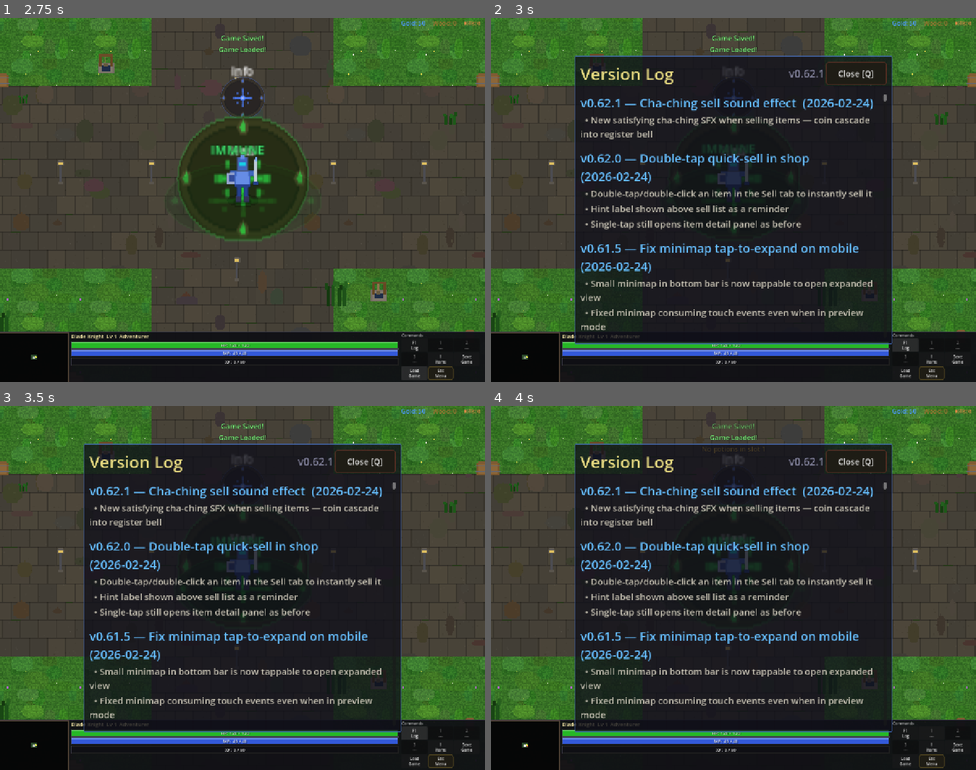
Above: before the commit, frames 1-4 (two rows, left to right).
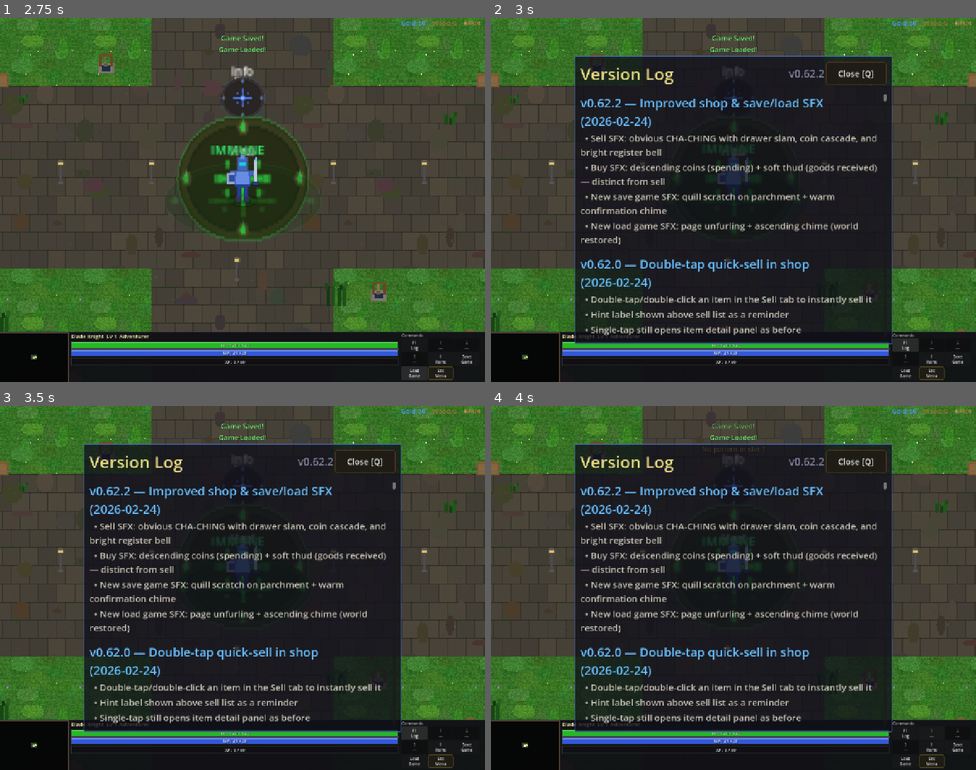
Above: after the commit, the same moments.

Repository: slxny/legends-open-rpg
Game: Godot game, scene res://scenes/main.tscn
Same seed, same stepped clock (60 frames per second), same inputs: the game is played once before the commit and once after it.
Inputs:
- Up to frame 1 (2.75 s): click "SELECT" at 0.5 s; click "Save Game" at 1.25 s; click "Load Game" at 2 s
- Up to frame 2 (3 s): click "F1 Log" at 2.75 s
- Up to frame 3 (3.5 s): no input
- Up to frame 4 (4 s): click "1 ---" at 3.5 s

Frame 1 is identical in both runs. In frame 2, 9.7% of the frame differs, in the area x 18-80%, y 14-88%; in frame 3, 9.7%; in frame 4, 9.7%.

Commit message:
Rework shop SFX + add save/load SFX (v0.62.2)
Buy and sell sounds are now clearly distinct:
- Buy: descending coin clinks (spending) + soft thud (goods received)
- Sell: obvious CHA-CHING with drawer slam, 6-coin cascade, bright
  register bell (G5→C6) with shimmer overtones and sparkle trail

New procedural SFX for save/load:
- Save: quill scratch on parchment + descending confirmation chime
- Load: page unfurling noise + ascending C-major chime (world restored)

Co-Authored-By: Claude Opus 4.6 <noreply@anthropic.com>

Diff:
--- a/scenes/ui/changelog_dialog.gd
+++ b/scenes/ui/changelog_dialog.gd
@@ -9,15 +9,18 @@
 var _is_visible: bool = false
 var _is_mobile: bool = false
 
-const GAME_VERSION := "v0.62.1"
+const GAME_VERSION := "v0.62.2"
 
 const CHANGELOG: Array[Dictionary] = [
 	{
-		"version": "v0.62.1",
-		"title": "Cha-ching sell sound effect",
+		"version": "v0.62.2",
+		"title": "Improved shop & save/load SFX",
 		"date": "2026-02-24",
 		"entries": [
-			"New satisfying cha-ching SFX when selling items — coin cascade into register bell",
+			"Sell SFX: obvious CHA-CHING with drawer slam, coin cascade, and bright register bell",
+			"Buy SFX: descending coins (spending) + soft thud (goods received) — distinct from sell",
+			"New save game SFX: quill scratch on parchment + warm confirmation chime",
+			"New load game SFX: page unfurling + ascending chime (world restored)",
 		]
 	},
 	{
--- a/scenes/ui/hud.gd
+++ b/scenes/ui/hud.gd
@@ -598,9 +598,11 @@
 
 func _on_save_pressed() -> void:
 	SaveLoadManager.save_game()
+	AudioManager.play_sfx("save_game")
 
 func _on_load_pressed() -> void:
 	SaveLoadManager.load_game()
+	AudioManager.play_sfx("load_game")
 	if _player and is_instance_valid(_player):
 		SaveLoadManager.apply_to_player(_player)
 
--- a/scenes/ui/pause_menu.gd
+++ b/scenes/ui/pause_menu.gd
@@ -143,10 +143,12 @@
 
 func _on_save() -> void:
 	SaveLoadManager.save_game()
+	AudioManager.play_sfx("save_game")
 	close()
 
 func _on_load() -> void:
 	SaveLoadManager.load_game()
+	AudioManager.play_sfx("load_game")
 	if _player and is_instance_valid(_player):
 		SaveLoadManager.apply_to_player(_player)
 	close()
--- a/scripts/autoloads/audio_manager.gd
+++ b/scripts/autoloads/audio_manager.gd
@@ -425,6 +425,8 @@
 	_sfx_cache["death_shadow_wraith"] = _gen_death_shadow_wraith()
 	_sfx_cache["death_dragon_whelp"] = _gen_death_dragon_whelp()
 	_sfx_cache["death_infernal"] = _gen_death_infernal()
+	_sfx_cache["save_game"] = _gen_save_game()
+	_sfx_cache["load_game"] = _gen_load_game()
 
 func _gen_sword_swing() -> AudioStreamWAV:
 	# Warm blade slice — smooth swoosh with subtle metal edge
@@ -1238,53 +1240,111 @@
 	return _to_stream(samples)
 
 func _gen_shop_buy() -> AudioStreamWAV:
-	# Satisfying coin exchange — coins clinking on counter with register confirmation
-	# Multiple quick metallic clinks followed by a warm "cha-ching" tone
-	var samples = _make_samples(0.40)
-	# Coin clinks — three quick high metallic tinks at slightly different pitches
-	var clink_freqs = [3200.0, 3600.0, 4100.0]
-	var clink_times = [0.0, 0.04, 0.09]
-	for j in range(3):
-		var clink = _make_samples(0.05)
+	# Coins leaving your purse — descending clinks (spending), soft thud (goods received)
+	var samples = _make_samples(0.45)
+	# Descending coin clinks — money leaving, 4 coins falling away
+	var clink_freqs = [4200.0, 3600.0, 3000.0, 2500.0]
+	var clink_times = [0.0, 0.04, 0.08, 0.13]
+	for j in range(4):
+		var clink = _make_samples(0.06)
 		_add_sine(clink, clink_freqs[j], 0.2)
 		_add_sine(clink, clink_freqs[j] * 0.5, 0.1)
-		_add_pitched_noise(clink, clink_freqs[j], 800.0, 0.08)
-		_apply_envelope(clink, 0.001, 0.008, 0.04)
+		_add_pitched_noise(clink, clink_freqs[j], 700.0, 0.07)
+		_apply_envelope(clink, 0.001, 0.008, 0.045)
 		_mix_into(samples, clink, int(clink_times[j] * SAMPLE_RATE))
-	# Register confirmation — warm descending "cha-ching" two-note
-	_add_sine_segment(samples, 784.0, 0.3, 0.14, 0.10)   # G5
-	_add_sine_segment(samples, 523.0, 0.35, 0.20, 0.16)   # C5
-	_add_sine_segment(samples, 1046.0, 0.10, 0.20, 0.12)  # C6 overtone
-	# Warmth underneath
-	_add_sine_segment(samples, 261.6, 0.12, 0.14, 0.20)
-	_apply_envelope(samples, 0.002, 0.12, 0.28)
-	_soft_clip(samples, 1.3)
+	# Soft thud — item placed on counter / received
+	_add_sine_segment(samples, 120.0, 0.25, 0.18, 0.10)    # Low thud
+	_add_sine_segment(samples, 180.0, 0.15, 0.18, 0.08)    # Thud body
+	_add_pitched_noise(samples, 400.0, 300.0, 0.08, 0.18)   # Cloth rustle
+	# Warm confirmation note — you got something good
+	_add_sine_segment(samples, 440.0, 0.2, 0.22, 0.15)     # A4 warmth
+	_add_sine_segment(samples, 659.0, 0.15, 0.24, 0.12)    # E5 gentle confirm
+	_apply_envelope(samples, 0.002, 0.14, 0.28)
+	_soft_clip(samples, 1.2)
 	return _to_stream(samples)
 
 func _gen_shop_sell() -> AudioStreamWAV:
-	# Cha-ching! Satisfying cash register sound — coins tumbling then a bright register bell
+	# Obvious CHA-CHING! — classic cash register with drawer slam and bell ring
+	var samples = _make_samples(0.65)
+	# Drawer slam — mechanical click-clack at the start
+	var slam = _make_samples(0.06)
+	_add_sine(slam, 200.0, 0.3)
+	_add_sine(slam, 350.0, 0.15)
+	_add_pitched_noise(slam, 1200.0, 800.0, 0.2)
+	_apply_envelope(slam, 0.001, 0.01, 0.04)
+	_mix_into(samples, slam)
+	# Rapid coin cascade — 6 ascending clinks, money pouring in
+	var clink_freqs = [2600.0, 3000.0, 3400.0, 3800.0, 4200.0, 4800.0]
+	var clink_times = [0.04, 0.07, 0.10, 0.13, 0.155, 0.175]
+	for j in range(6):
+		var clink = _make_samples(0.05)
+		_add_sine(clink, clink_freqs[j], 0.22)
+		_add_sine(clink, clink_freqs[j] * 0.5, 0.1)
+		_add_pitched_noise(clink, clink_freqs[j], 900.0, 0.08)
+		_apply_envelope(clink, 0.001, 0.008, 0.035)
+		_mix_into(samples, clink, int(clink_times[j] * SAMPLE_RATE))
+	# CHA — sharp attack bell strike
+	_add_sine_segment(samples, 784.0, 0.35, 0.20, 0.06)    # G5 — "CHA"
+	_add_sine_segment(samples, 1568.0, 0.15, 0.20, 0.05)   # G6 overtone
+	# CHING! — bright sustained bell ring, higher pitch
+	_add_sine_segment(samples, 1047.0, 0.45, 0.26, 0.30)   # C6 — "CHING!"
+	_add_sine_segment(samples, 2093.0, 0.18, 0.26, 0.25)   # C7 bell overtone
+	_add_sine_segment(samples, 3140.0, 0.08, 0.26, 0.18)   # G7 shimmer
+	# Sparkle trail — the money feeling
+	_add_sine_segment(samples, 1568.0, 0.10, 0.35, 0.15)   # G6 sparkle
+	_add_sine_segment(samples, 2093.0, 0.06, 0.40, 0.12)   # C7 tail
+	_add_pitched_noise(samples, 7000.0, 2000.0, 0.04, 0.30)
+	# Low register body — gives it weight
+	_add_sine_segment(samples, 523.0, 0.18, 0.20, 0.35)    # C5 warmth
+	_add_sine_segment(samples, 262.0, 0.10, 0.20, 0.30)    # C4 foundation
+	_apply_envelope(samples, 0.002, 0.20, 0.42)
+	_soft_clip(samples, 1.4)
+	return _to_stream(samples)
+
+func _gen_save_game() -> AudioStreamWAV:
+	# Quill scratch on parchment + soft confirmation chime — "progress saved"
 	var samples = _make_samples(0.50)
-	# Rapid coin cascade — 5 ascending metallic clinks like coins pouring in
-	var clink_freqs = [2800.0, 3200.0, 3600.0, 4000.0, 4500.0]
-	var clink_times = [0.0, 0.03, 0.06, 0.09, 0.12]
-	for j in range(5):
-		var clink = _make_samples(0.05)
-		_add_sine(clink, clink_freqs[j], 0.18)
-		_add_sine(clink, clink_freqs[j] * 0.5, 0.09)
-		_add_pitched_noise(clink, clink_freqs[j], 900.0, 0.07)
-		_apply_envelope(clink, 0.001, 0.008, 0.04)
-		_mix_into(samples, clink, int(clink_times[j] * SAMPLE_RATE))
-	# Register bell — bright ascending "cha-ching" two-note
-	_add_sine_segment(samples, 784.0, 0.25, 0.16, 0.08)    # G5 — "cha"
-	_add_sine_segment(samples, 1047.0, 0.35, 0.22, 0.18)   # C6 — "ching!"
-	_add_sine_segment(samples, 2093.0, 0.12, 0.22, 0.14)   # C7 overtone shimmer
-	# Bright sparkle trail
-	_add_sine_segment(samples, 1568.0, 0.08, 0.28, 0.12)   # G6 sparkle
-	_add_pitched_noise(samples, 6000.0, 1500.0, 0.03, 0.22)
-	# Warm low body
-	_add_sine_segment(samples, 523.0, 0.15, 0.16, 0.25)    # C5 warmth
-	_apply_envelope(samples, 0.002, 0.14, 0.34)
-	_soft_clip(samples, 1.3)
+	# Quill scratch — quick bursts of filtered noise like pen on paper
+	var scratch_times = [0.0, 0.05, 0.11]
+	var scratch_freqs = [3500.0, 4000.0, 3800.0]
+	for j in range(3):
+		var scratch = _make_samples(0.06)
+		_add_pitched_noise(scratch, scratch_freqs[j], 1500.0, 0.12)
+		_add_sine(scratch, scratch_freqs[j] * 0.3, 0.03)
+		_apply_envelope(scratch, 0.002, 0.015, 0.04)
+		_mix_into(samples, scratch, int(scratch_times[j] * SAMPLE_RATE))
+	# Soft descending confirmation — warm and reassuring
+	_add_sine_segment(samples, 880.0, 0.22, 0.16, 0.14)    # A5
+	_add_sine_segment(samples, 659.0, 0.28, 0.22, 0.18)    # E5
+	_add_sine_segment(samples, 523.0, 0.20, 0.28, 0.16)    # C5 — settled
+	_add_sine_segment(samples, 1047.0, 0.08, 0.22, 0.12)   # C6 overtone
+	# Gentle warmth
+	_add_sine_segment(samples, 262.0, 0.10, 0.20, 0.22)    # C4 body
+	_apply_envelope(samples, 0.002, 0.16, 0.30)
+	_soft_clip(samples, 1.1)
+	return _to_stream(samples)
+
+func _gen_load_game() -> AudioStreamWAV:
+	# Page unfurling + ascending chime — "world restored"
+	var samples = _make_samples(0.55)
+	# Page turn — breathy noise sweep, like parchment unrolling
+	var page = _make_samples(0.15)
+	_add_pitched_noise(page, 2000.0, 2500.0, 0.10)
+	_add_pitched_noise(page, 4000.0, 1500.0, 0.06)
+	_apply_envelope(page, 0.01, 0.05, 0.09)
+	_mix_into(samples, page)
+	# Ascending warm chime — world coming back to life
+	_add_sine_segment(samples, 523.0, 0.20, 0.12, 0.12)    # C5
+	_add_sine_segment(samples, 659.0, 0.25, 0.18, 0.14)    # E5
+	_add_sine_segment(samples, 784.0, 0.30, 0.24, 0.18)    # G5
+	_add_sine_segment(samples, 1047.0, 0.22, 0.30, 0.16)   # C6 — arrival
+	_add_sine_segment(samples, 2093.0, 0.08, 0.30, 0.12)   # C7 shimmer
+	# Sparkle — world is alive again
+	_add_pitched_noise(samples, 5500.0, 1200.0, 0.03, 0.32)
+	# Low warmth body
+	_add_sine_segment(samples, 262.0, 0.12, 0.14, 0.30)    # C4 foundation
+	_apply_envelope(samples, 0.002, 0.18, 0.34)
+	_soft_clip(samples, 1.1)
 	return _to_stream(samples)
 
 func _gen_ui_tap() -> AudioStreamWAV:
